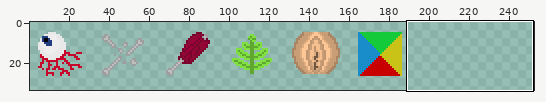
One commit to this sprite sheet: src/img/Menu/Icons/drop_icons.png. Above: a wide view before the commit, with the close-up outlined.
Close-up. Earlier state:
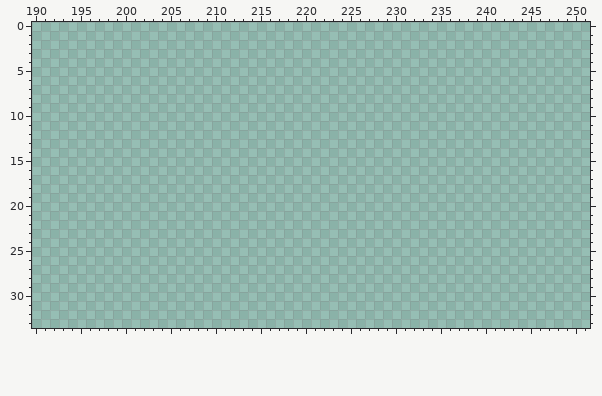
The file is 512x512 pixels. Colours within 5 levels of each other are drawn and written as one. Shown: x 190..251, y 0..33. The wide view leaves out empty margins.
And afterwards:
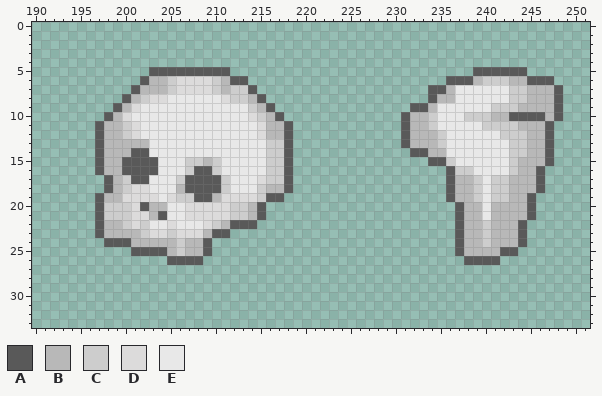
Palette (. is transparent): A #595959  B #b8b8b8  C #cdcdcd  D #dcdbdb  E #e8e8e8
Author's note on the commit: added 2 new drops and little changes to hud
Edits made:
y 5: x 203..211 ......... -> AAAAAAAAA; x 239..244 ...... -> AAAAAA
y 6: x 202..213 ............ -> ABBCDDDDCBAA; x 236..247 ............ -> AAABCCCBBAAA
y 7: x 201..214 .............. -> ABBBCDDDDCBCCA; x 234..248 ............... -> AABEEEEEECCBBBA
y 8: x 200..215 ................ -> ABCDDEEEEEEDCCBA; x 234..248 ............... -> ABBEEEEEECCBBBA
y 9: x 199..216 .................. -> ABDEEEEEEEEEEEECBA; x 232..248 ................. -> AABEEEEEECCCBBBBA
y 10: x 198..217 .................... -> ABDEEEEEEEEEEEEEDCBA; x 231..248 .................. -> ABBCEEECCCBBAAAABA
y 11: x 197..218 ...................... -> ABBCDEEEEEEEEEEEEEDBBA; x 231..247 ................. -> ABBCEEEEECCCCBBBA
y 12: x 197..218 ...................... -> ABBCDEEEEEEEEEEEEEDBBA; x 231..247 ................. -> ABBBCEEEEEECCCBBA
y 13: x 197..218 ...................... -> ABBBBBEEEEEEEEEEEEECCA; x 231..247 ................. -> ABBBCEEEEEEECCBBA
y 14: x 197..218 ...................... -> ABBBAAEEEEEEEEEEEEECCA; x 232..247 ................ -> AABBEEEEEEECCBBA
y 15: x 197..218 ...................... -> ABBAAAAEEECCBCEEEEECCA; x 234..247 .............. -> AACEEEEEECBBBA
y 16: x 197..218 ...................... -> ABBAAAAEEECAACEEEEECCA; x 236..246 ........... -> ACCEEEECBBA
y 17: x 198..218 ..................... -> ABCAAEEECAAAACEEEDCCA; x 236..246 ........... -> ABBCECCBBBA
y 18: x 198..218 ..................... -> ABCDDEEEBAAAACEEECBBA; x 236..246 ........... -> ABBCECCBBBA
y 19: x 197..217 ..................... -> ABBDDDDEDCCAABDDDDCAA; x 236..245 .......... -> ABBCECCBBA
y 20: x 197..215 ................... -> ACCCDABBEEDDDDDCCBA; x 237..245 ......... -> ABBEBBBBA
y 21: x 197..215 ................... -> ACCCDDBAEEDDDDDCCBA; x 237..245 ......... -> ABBEBBBBA
y 22: x 197..214 .................. -> ABBCDCEEDEEEDCBAAA; x 237..244 ........ -> ABBCBBBA
y 23: x 197..211 ............... -> ABBBBCDDCDDDBAA; x 237..244 ........ -> ABBCBBBA
y 24: x 198..209 ............ -> AAABBBBBCBBA; x 237..244 ........ -> ABBCBBBA
y 25: x 201..209 ......... -> AAAABCBBA; x 237..243 ....... -> ABBBBAA
y 26: x 205..208 .... -> AAAA; x 238..241 .... -> AAAA
Where, in picture pixels (left, top, right, bottom), the same in both close-ups:
added: (95, 67, 293, 265)
added: (401, 67, 563, 265)
